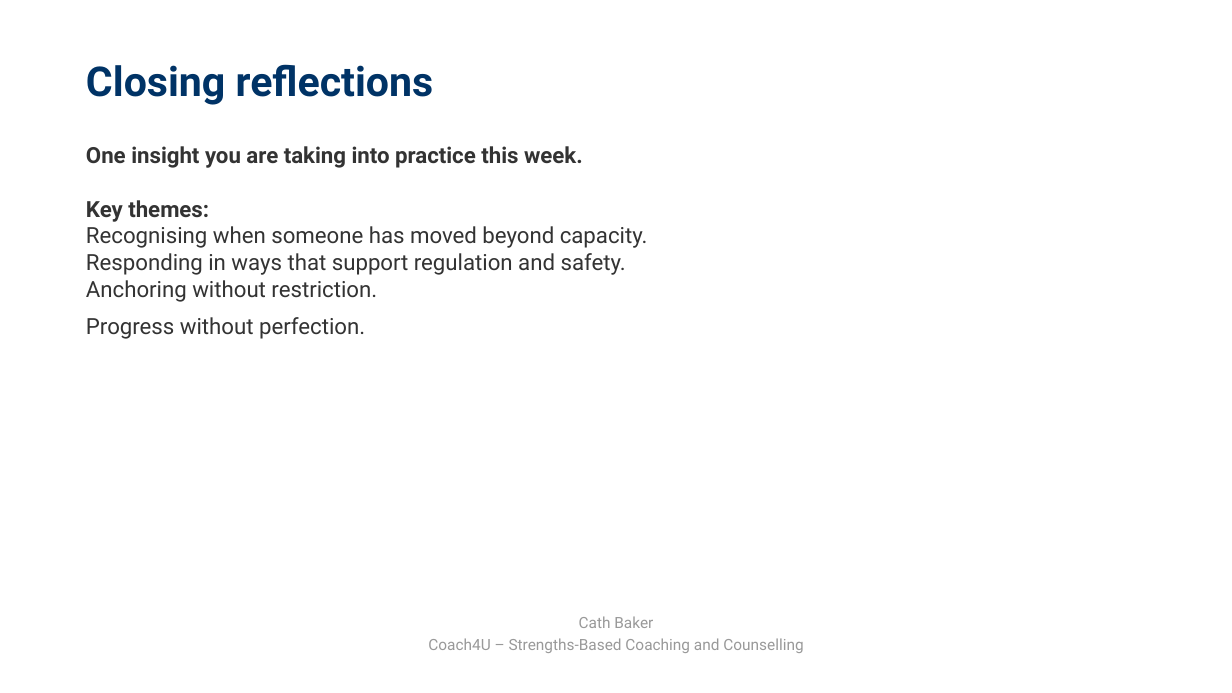
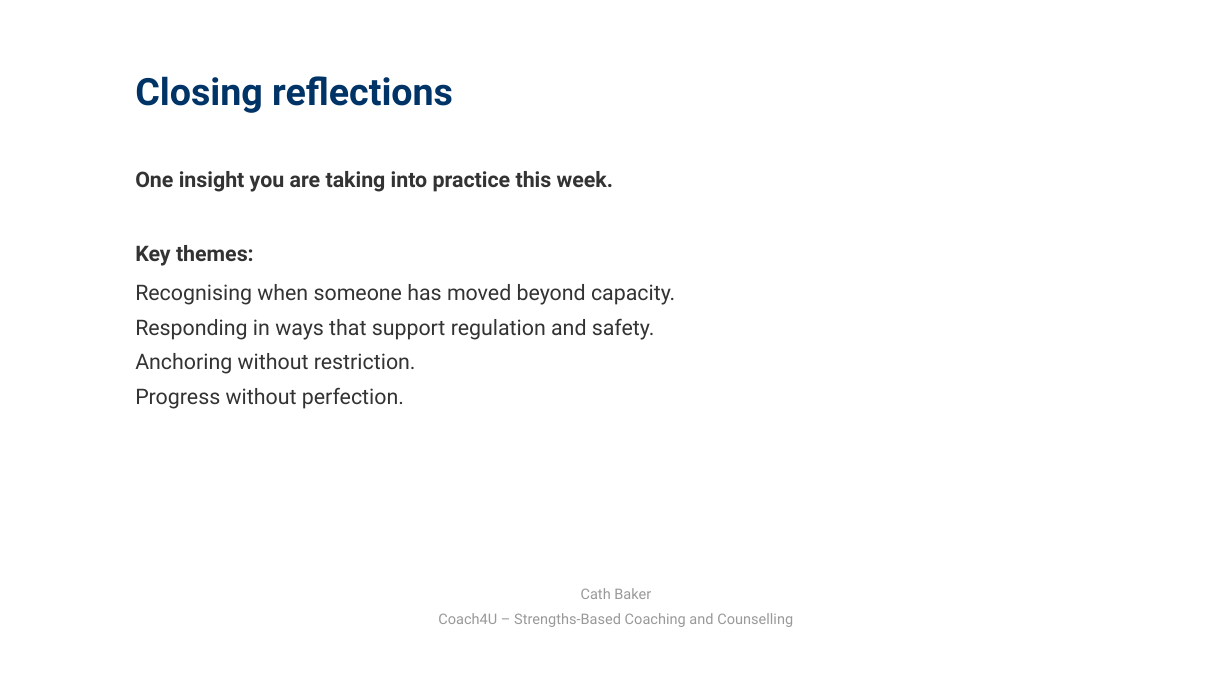
Before and after one commit to cathcoach4u/Internal-Resources-Training, a slide deck: slide 10 of docs/assets/files/presentations/Capacity_Overwhelm_MHPN_Session.pptx. Drawn at 1232x693 pixels with LibreOffice and Linux fonts; fonts in the diff are those of the drawing. Boxes give left, top, right and bottom in pixels: in the first picture for what was removed or moved away, otherwise in the second. Text is boxed around its words. In the diff, an @@ line names an element or a change of style, - is before the commit and + after.

```diff
--- a/docs/assets/files/presentations/Capacity_Overwhelm_MHPN_Session.pptx
+++ b/docs/assets/files/presentations/Capacity_Overwhelm_MHPN_Session.pptx
@@ text "Closing reflections": place and size @@
-text "Closing reflections" at [86,64,434,105]
+text "Closing reflections" at [135,76,453,113]
@@ text "Closing reflections" at [135,76,453,113]: size 24 to 22 pt; vertical alignment middle to top @@
@@ text at [135,171,613,192]: text changed; size 13 to 12.5 pt; bold on @@
-One insight you are taking into practice this week.
-Key themes:
-Recognising when someone has moved beyond capacity.
-Responding in ways that support regulation and safety.
-Anchoring without restriction.
-Progress without perfection.
+One insight you are taking into practice this week.
@@ text added at [135,245,254,266], 12.5 pt, text #333333, bold @@
+Key themes:
@@ text added at [135,284,675,305], 12.5 pt, text #333333 @@
+Recognising when someone has moved beyond capacity.
@@ text added at [135,318,655,340], 12.5 pt, text #333333 @@
+Responding in ways that support regulation and safety.
@@ text added at [135,353,416,374], 12.5 pt, text #333333 @@
+Anchoring without restriction.
@@ text added at [135,387,404,409], 12.5 pt, text #333333 @@
+Progress without perfection.
@@ text added at [581,588,651,599], 8.5 pt, text #999999 @@
+Cath Baker
@@ text "Coach4U – Strengths-Based Coaching and ...": place and size @@
-text "Coach4U – Strengths-Based Coaching and ..." at [428,616,803,653]
+text "Coach4U – Strengths-Based Coaching and ..." at [438,613,793,627]
@@ text "Coach4U – Strengths-Based Coaching and ..." at [438,613,793,627]: size 9 to 8.5 pt; line spacing 1.2 to 1; vertical alignment middle to top @@
@@ text at [579,616,653,628]: paragraph removed @@
-Cath Baker
```
Also in this commit, not shown: 9 other slides changed.
